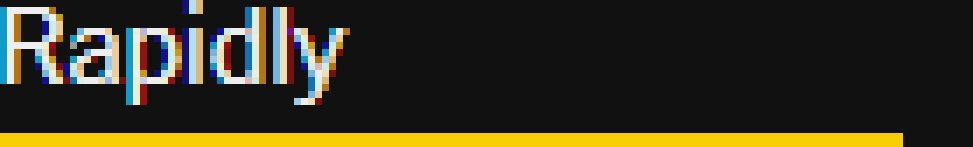
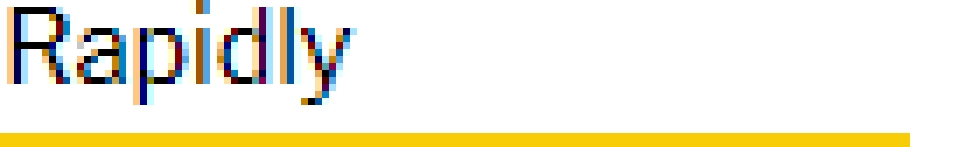
Before/after of a (973, 147) layered artwork. What changed in the layer stack:
added group "highlight-pangrams" with 2 layers over box(0, 0, 973, 147)
renamed "Layer 4" to "light", moved it into group "highlight-pangrams" over box(0, 0, 973, 147)
renamed "Layer 5" to "dark", moved it into group "highlight-pangrams" over box(0, 0, 973, 147)
